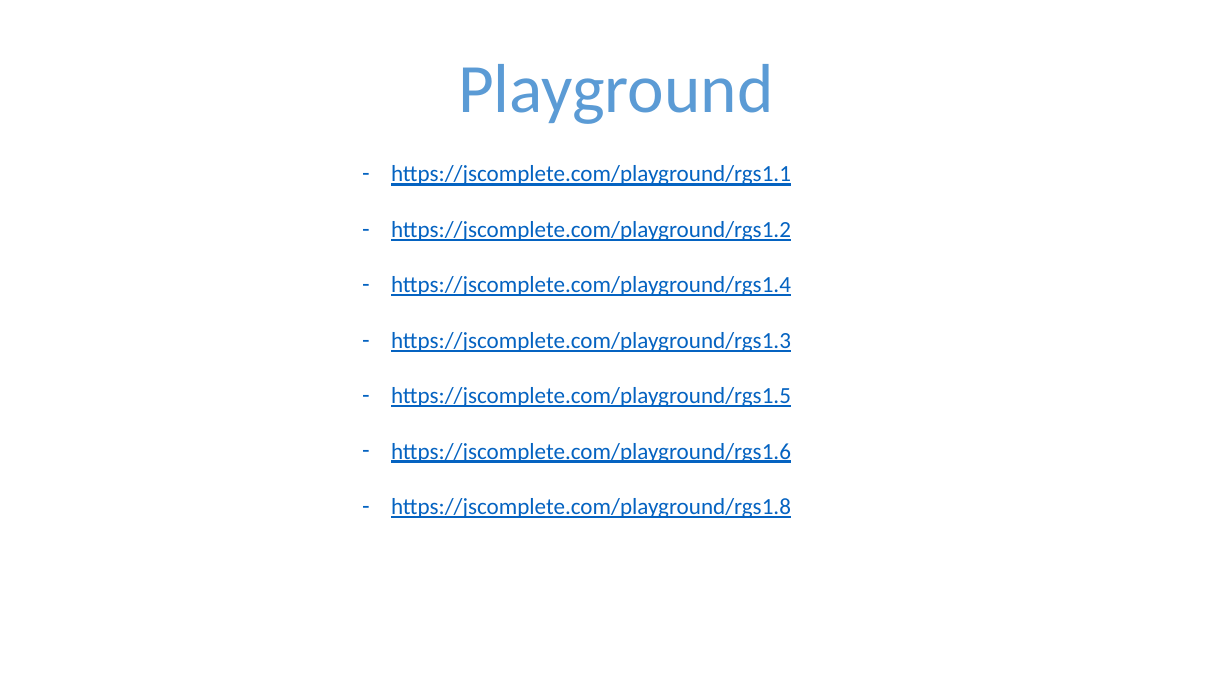
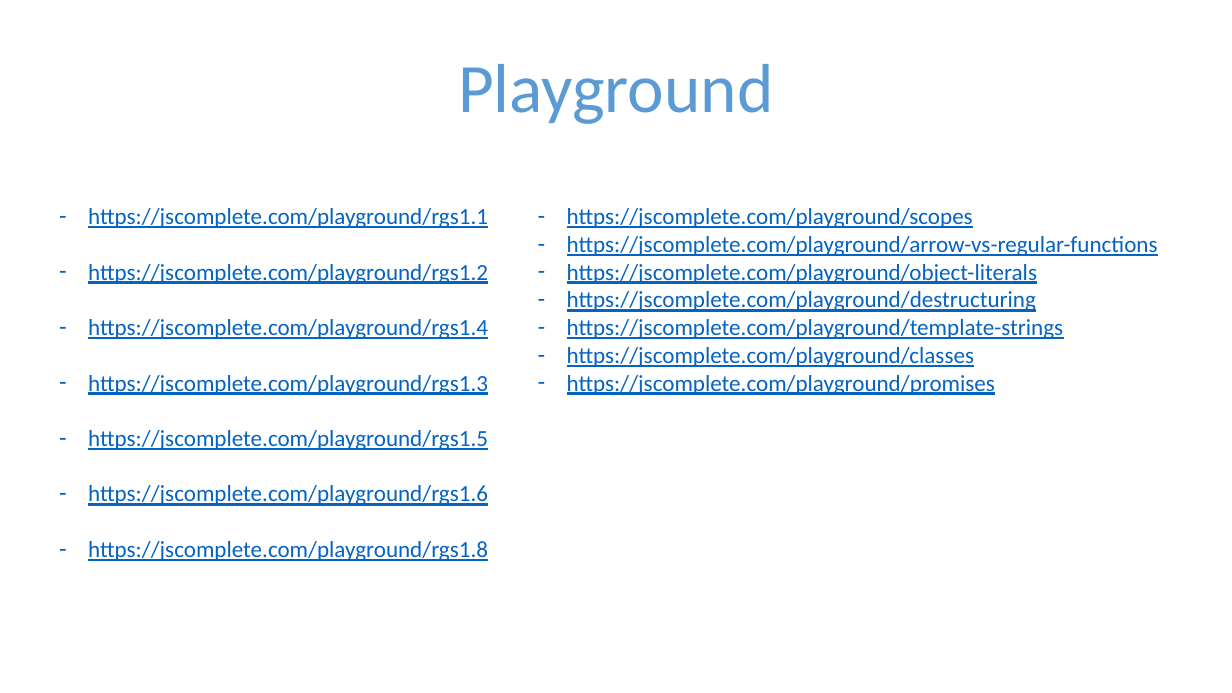
Before and after one commit to profjordanov/hybrid-app-development, a slide deck: slide 16 of 06. React/intro.pptx. Drawn at 1232x693 pixels with LibreOffice and Linux fonts; fonts in the diff are those of the drawing. Boxes give left, top, right and bottom in pixels: in the first picture for what was removed or moved away, otherwise in the second. Text is boxed around its words. In the diff, an @@ line names an element or a change of style, - is before the commit and + after.

```diff
--- a/06. React/intro.pptx
+++ b/06. React/intro.pptx
@@ text "https://jscomplete.com/playground/rgs1.1": place and size @@
-text "https://jscomplete.com/playground/rgs1.1" at bbox=[391, 165, 791, 518]
+text "https://jscomplete.com/playground/rgs1.1" at bbox=[88, 208, 488, 561]
@@ text added at bbox=[567, 208, 1158, 395], 18 pt, text #0563C1, underline @@
+– https://jscomplete.com/playground/scopes
+– https://jscomplete.com/playground/arrow-vs-regular-functions
+– https://jscomplete.com/playground/object-literals
+– https://jscomplete.com/playground/destructuring
+– https://jscomplete.com/playground/template-strings
+– https://jscomplete.com/playground/classes
+– https://jscomplete.com/playground/promises
```
Also in this commit, not shown: 1 other file.
